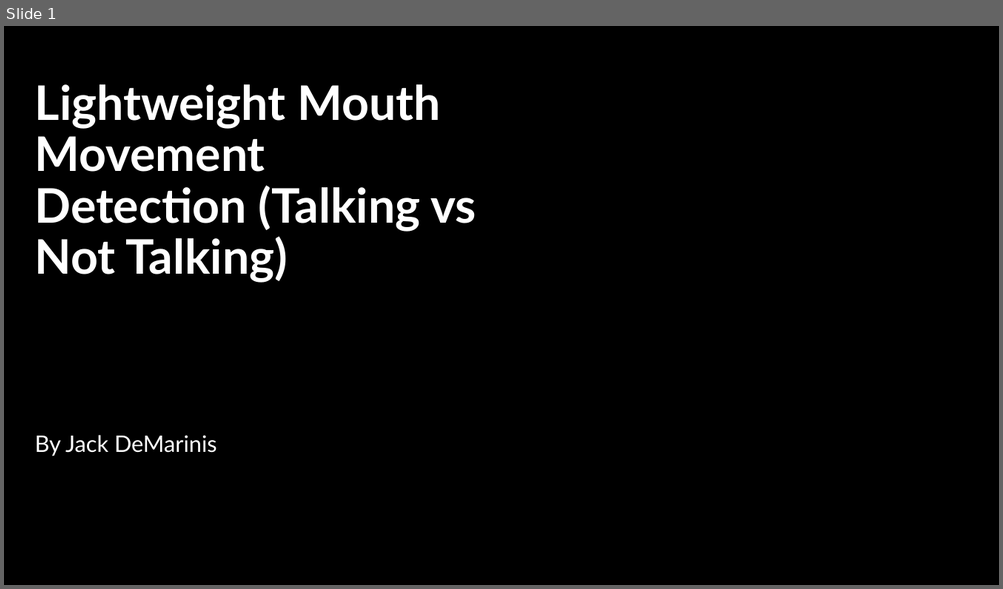
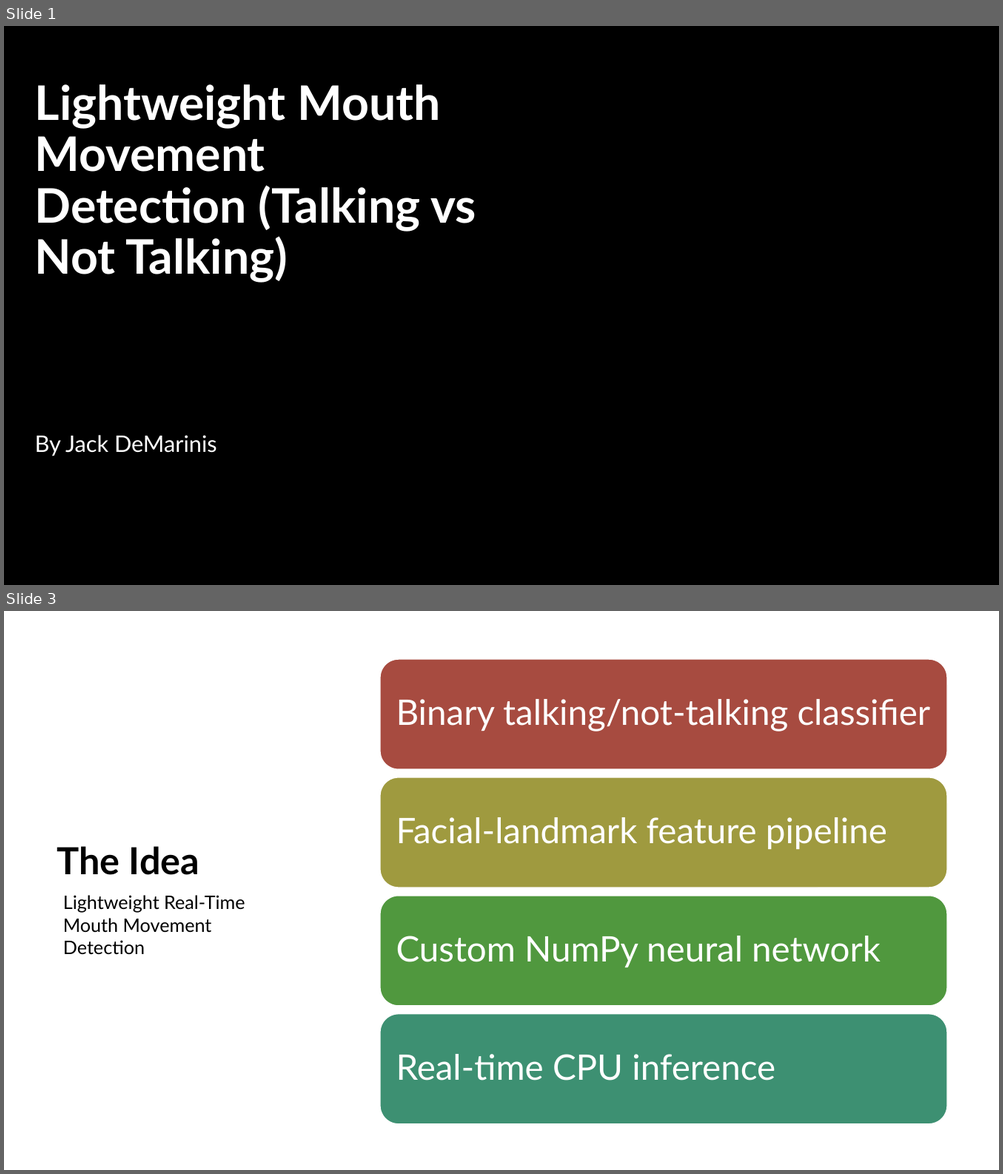
Before and after one commit to jackdemarinis/mouthMovementDetection, a slide deck: Lightweight Mouth Movement Detection (Talking vs Not.pptx. Shown one above the other, each under a label of ours: slide 1 before the commit, slides 1 and 3 after it; the slides between them are not shown. The pictures are 1003x589 and 1003x1174 pixels, drawn with LibreOffice and Linux fonts; fonts in the diff are those of the drawing; background and template pictures are left out. Boxes give left, top, right and bottom in pixels: in the first picture for what was removed or moved away, otherwise in the second. Text is boxed around its words. In the diff, an @@ line names an element or a change of style, - is before the commit and + after.

```diff
--- a/Lightweight Mouth Movement Detection (Talking vs Not.pptx
+++ b/Lightweight Mouth Movement Detection (Talking vs Not.pptx
@@ slide 3 added at (4,611,999,1170), background #FFFFFF @@
@@ title added at (57,846,199,875), 36 pt, text #000000, bold @@
+The Idea
@@ text added at (63,895,244,955), 18 pt, text #000000 @@
+Lightweight Real-Time Mouth Movement Detection
@@ group added at (380,660,947,1125): 4 rounded rectangles, 4 texts @@
+Binary talking/not-talking classifier
+Facial-landmark feature pipeline
+Custom NumPy neural network
+Real-time CPU inference
```
Also in this commit, not shown: 12 other slides added, 9 slides removed, 1 other file.
